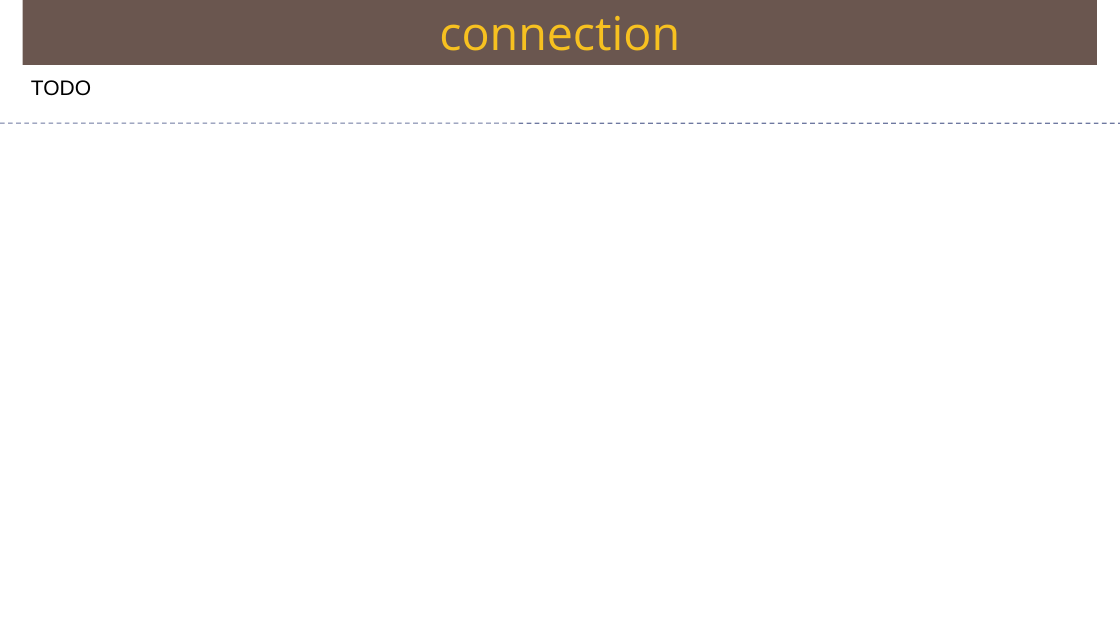
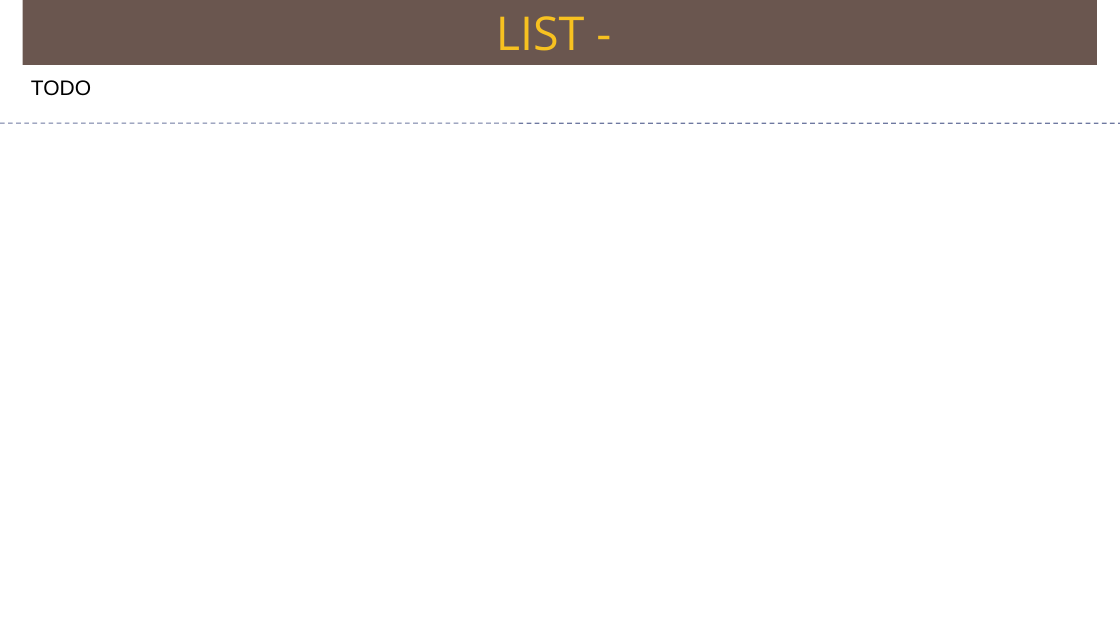
Before and after one commit to Saleel-Bagde/PPT-s, a slide deck: slide 130 of redis Ver2.pptx (slide 127 before the commit). Drawn at 1120x630 pixels with LibreOffice and Linux fonts; fonts in the diff are those of the drawing. Boxes give left, top, right and bottom in pixels: in the first picture for what was removed or moved away, otherwise in the second. Text is boxed around its words. In the diff, an @@ line names an element or a change of style, - is before the commit and + after.

```diff
--- a/redis Ver2.pptx
+++ b/redis Ver2.pptx
@@ text in rectangle at (496, 16, 585, 51): text changed @@
-connection
+LIST -
```
Also in this commit, not shown: 3 slides added.
